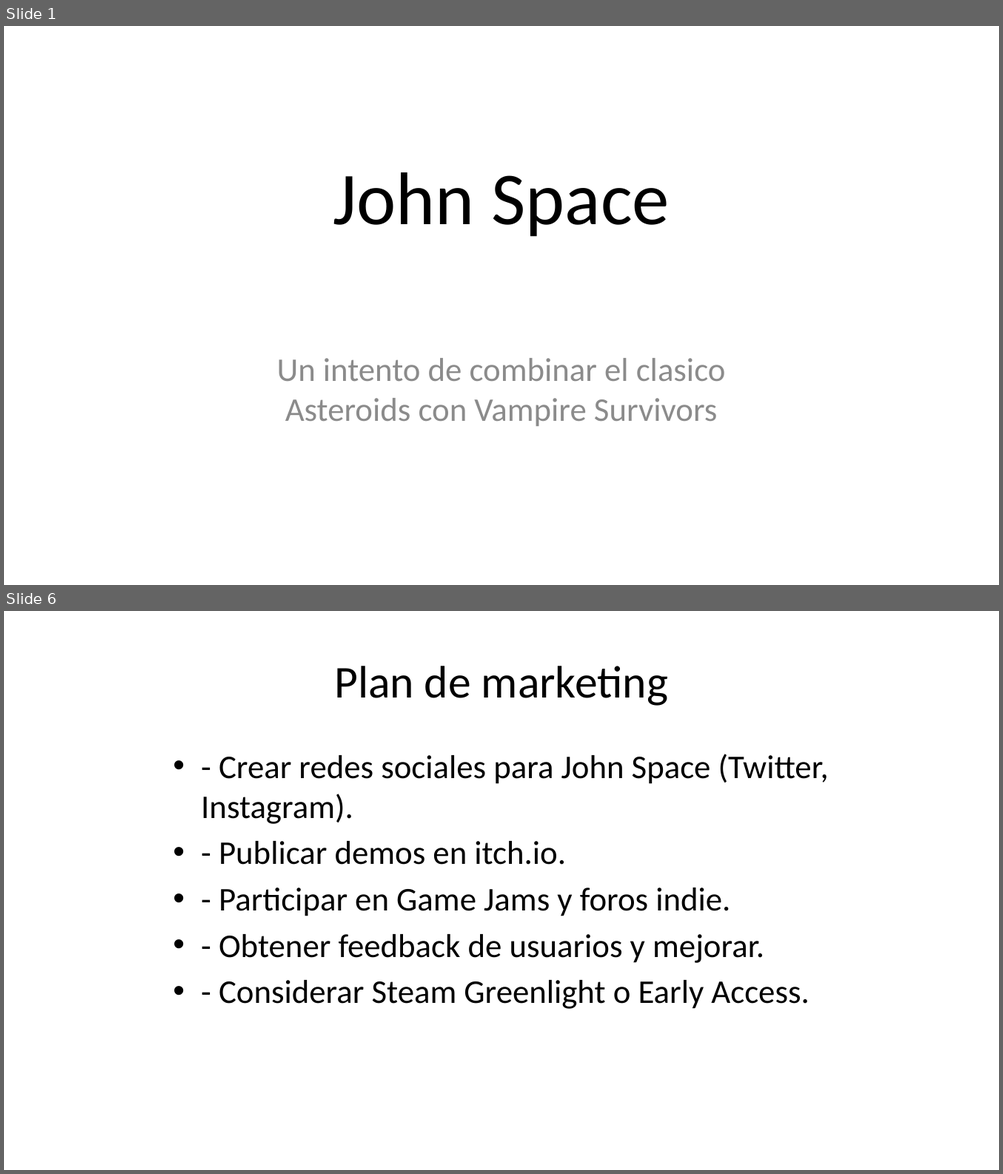
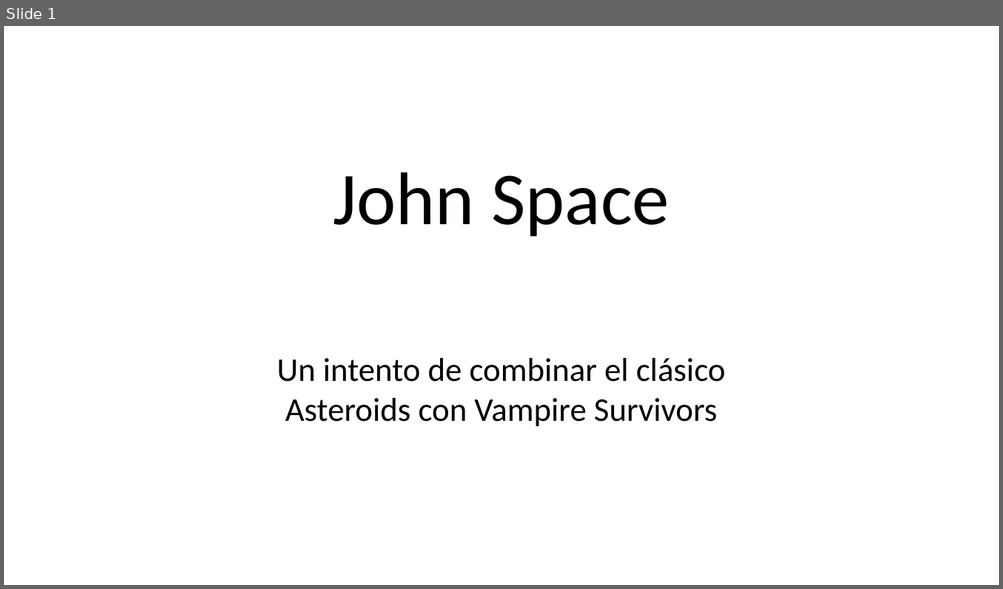
Before and after one commit to AdriCabado/John_Space, a slide deck: John_Space_Presentacion.odp. Shown one above the other, each under a label of ours: slides 1 and 6 before the commit, slide 1 after it; the slides between them are not shown. The pictures are 1003x1174 and 1003x589 pixels, drawn with LibreOffice and Linux fonts; fonts in the diff are those of the drawing. Boxes give left, top, right and bottom in pixels: in the first picture for what was removed or moved away, otherwise in the second. Text is boxed around its words. In the diff, an @@ line names an element or a change of style, - is before the commit and + after.

```diff
--- a/John_Space_Presentacion.odp
+++ b/John_Space_Presentacion.odp
@@ slide 6 removed at [4,611,999,1170], background #FFFFFF @@
@@ title removed at [334,666,668,706] @@
-Plan de marketing
@@ text removed at [201,754,828,1009] @@
-• - Crear redes sociales para John Space (Twitter, Instagram).
-• - Publicar demos en itch.io.
-• - Participar en Game Jams y foros indie.
-• - Obtener feedback de usuarios y mejorar.
-• - Considerar Steam Greenlight o Early Access.
@@ slide 1 changed as well @@
@@ subtitle at [277,358,726,427]: text changed; text colour #8C8C8C to #000000 @@
-Un intento de combinar el clasico Asteroids con Vampire Survivors
+Un intento de combinar el clásico Asteroids con Vampire Survivors
```
Also in this commit, not shown: 1 other slide changed, 6 slides added, 4 other slides removed.
